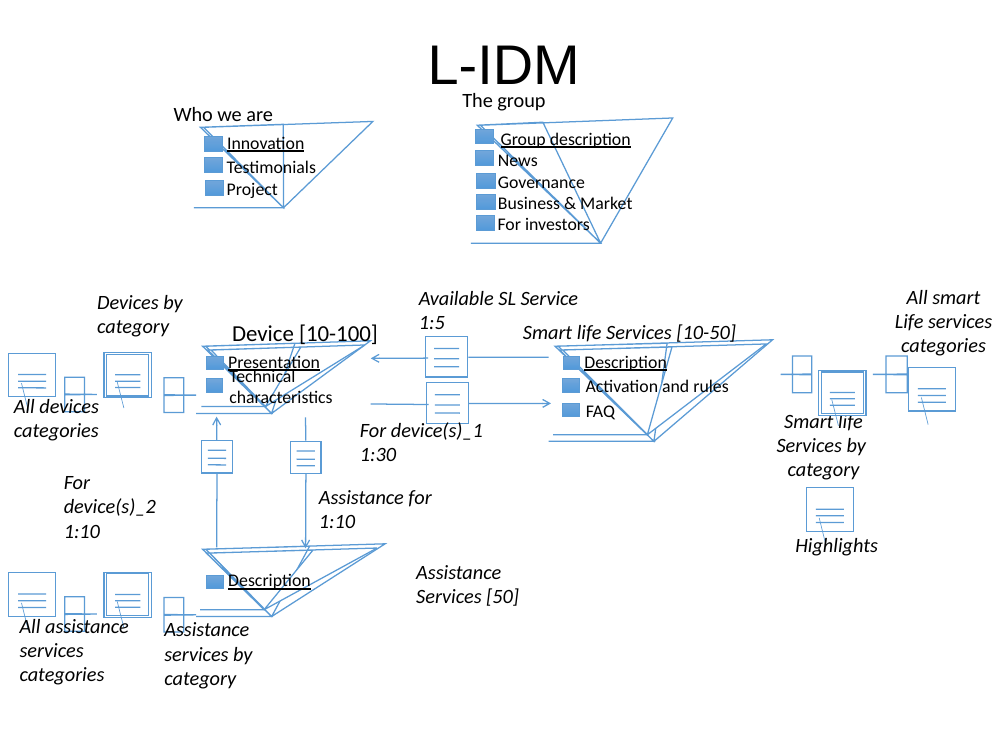
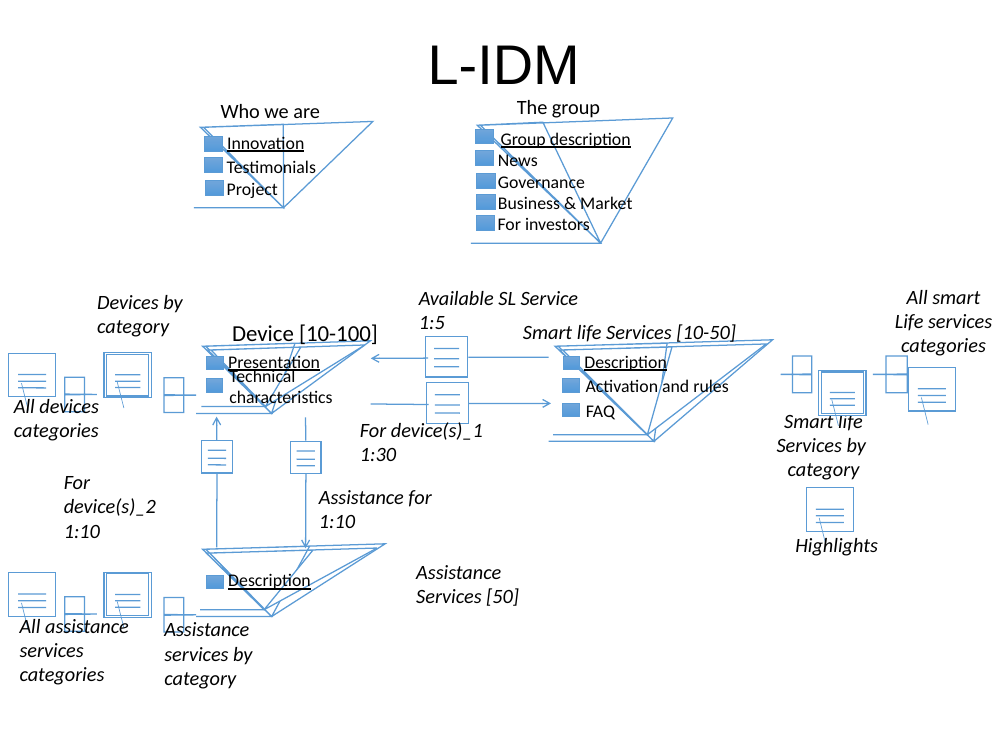
Before and after one commit to hypermedia2016/design, a slide deck: slide 3 of Cardinale, Pea-P1-03-05-2016.ppt. Drawn at 1008x756 pixels with LibreOffice and Linux fonts; fonts in the diff are those of the drawing. Boxes give left, top, right and bottom in pixels: in the first picture for what was removed or moved away, otherwise in the second. Text is boxed around its words. In the diff, an @@ line names an element or a change of style, - is before the commit and + after.

Commit message:
minro fix

```diff
--- a/Cardinale, Pea-P1-03-05-2016.ppt
+++ b/Cardinale, Pea-P1-03-05-2016.ppt
@@ text "Who we are" moved from (x1=174, y1=107, x2=273, y2=127) to (x1=221, y1=104, x2=320, y2=124) @@
@@ text "The group" moved from (x1=462, y1=93, x2=545, y2=111) to (x1=517, y1=100, x2=600, y2=118) @@
```
